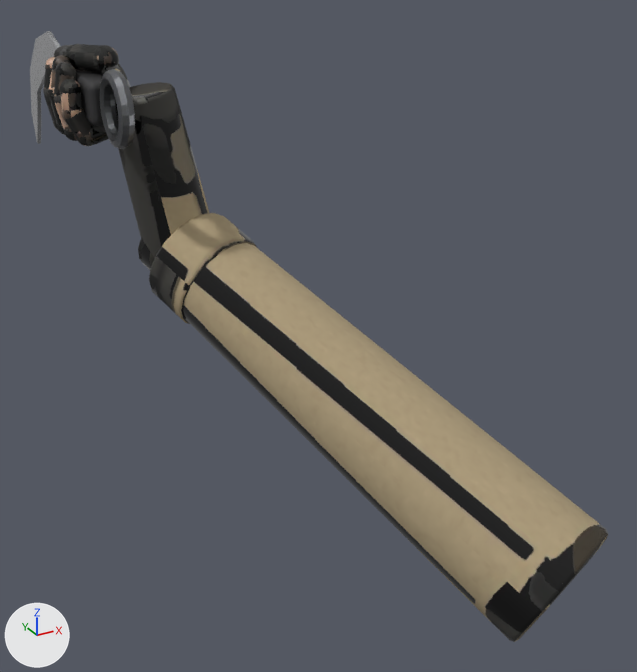
The glTF model spil/sigtekorn/modeller/karambit.glb, before and after one commit.
Both versions are drawn from a camera (50 mm lens) standing at (-0.185, -0.76, 0.106) and looking at (0.136, -0.176, -0.186). Every picture has the same lights, and +X, +Y and +Z are marked at lower left. The first picture is the older version. Vertices at exactly the same position are counted once.

Before the edit, the objects in view are built like this:
```python
me_hfinger0knoe = bpy.data.meshes.new('hfinger0knoe')
me_hfinger0knoe.from_pydata(...)  # 10256 vertices, 20344 faces; spans x -0.03..0.235, y -0.446..-0.007, z -0.334..0.039
me_hfinger0knoe.materials.append(mat_hænder)
me_klinge = bpy.data.meshes.new('klinge')
me_klinge.from_pydata(...)  # 402 vertices, 796 faces; spans x -0.013..0.013, y -0.153..0.17, z -0.075..0.04
me_klinge.materials.append(mat_karambit)
ob_hænder = bpy.data.objects.new('hænder', me_hfinger0knoe)
ob_hænder.location = (0.0, 0.0, 0.0)
ob_karambit = bpy.data.objects.new('karambit', me_klinge)
ob_karambit.location = (0.0, 0.0, 0.0)
```
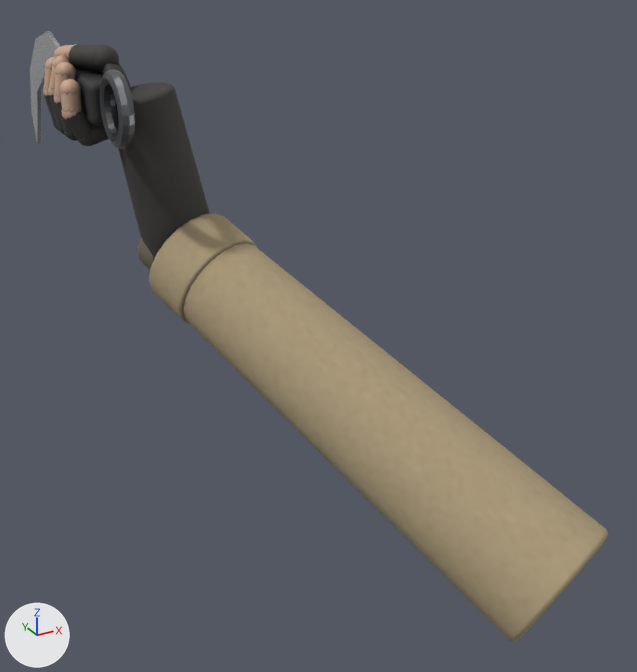
Diff of the bpy script that builds the scene:
```diff
--- a/spil/sigtekorn/modeller/karambit.glb.py
+++ b/spil/sigtekorn/modeller/karambit.glb.py
@@ me_hfinger0knoe @@
 # used by ob_hænder; location = (0.0, 0.0, 0.0)
-me_hfinger0knoe.from_pydata(...)  # 10256 vertices, 20344 faces; spans x -0.03..0.235, y -0.446..-0.007, z -0.334..0.039
+me_hfinger0knoe.from_pydata(...)  # 3256 vertices, 6344 faces; spans x -0.029..0.235, y -0.446..-0.008, z -0.334..0.039
+# me_hfinger0knoe part 1: 152 vertices moved within x -0.027..0.03, y -0.089..-0.015, z -0.03..0.037; 9144 vertices removed from x -0.03..0.031, y -0.092..-0.007, z -0.033..0.039; 2144 vertices added at x -0.029..0.032, y -0.089..-0.008, z -0.032..0.038
+# me_hfinger0knoe part 2: 945 kept faces spanning x -0.029..0.235, y -0.446..-0.015, z -0.334..0.039 get new texture (UV) coordinates
 me_hfinger0knoe.materials.append(mat_hænder)
```

Location of each change, [x1, y1, x2, y2] in pixels of the pictures (637 x 672 px):
part 1 of me_hfinger0knoe, cut back: [43, 44, 131, 146] in both
part 2 of me_hfinger0knoe, surface changed: [44, 44, 608, 642] in both
